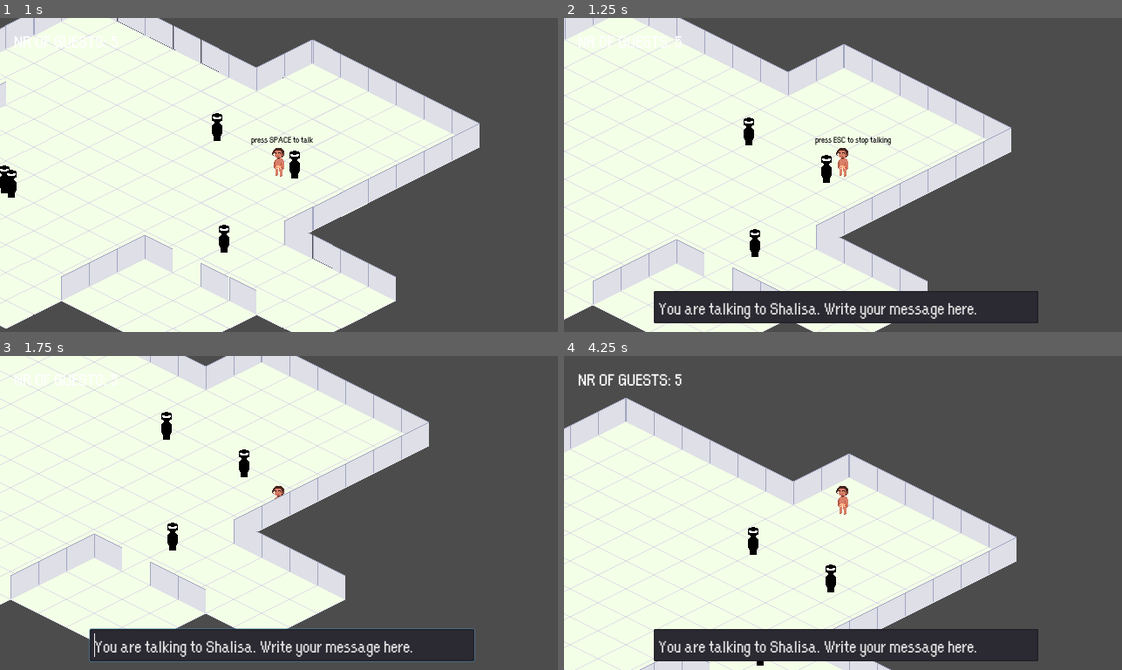
Above: before the commit, frames 1-4 (two rows, left to right).
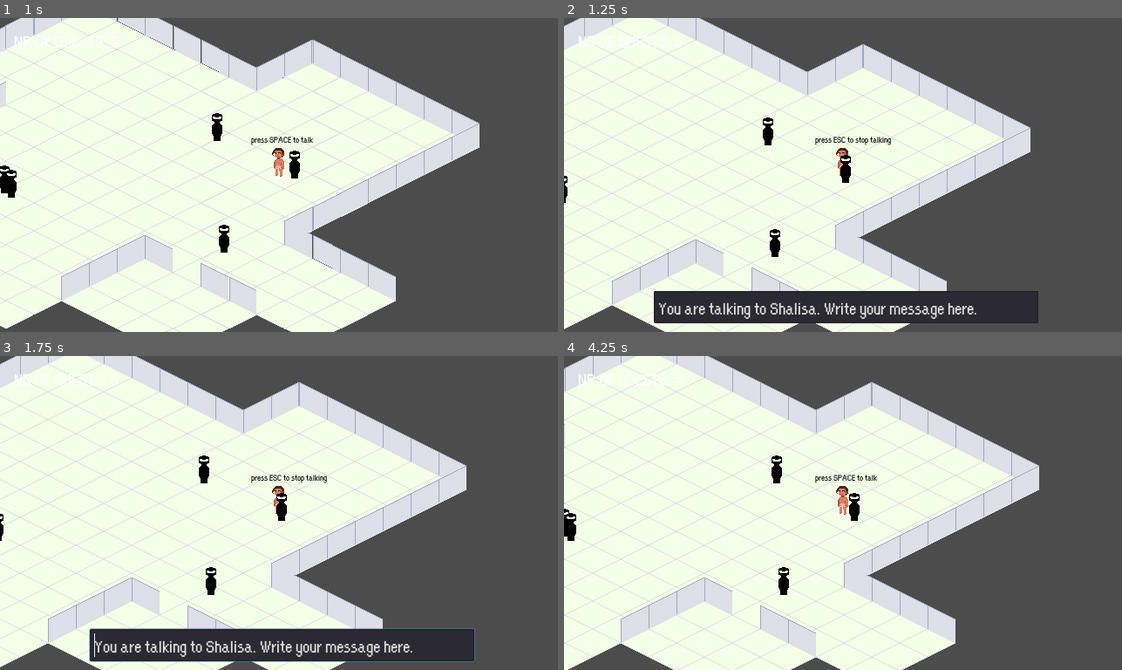
Above: after the commit, the same moments.

Repository: Boffl/language-game-prototype
Game: Godot game, scene res://Party.tscn
The game is run twice, just before and just after one commit, with the same random seed, the same clock (stepped at 60 frames per second) and the same inputs.
Inputs:
- Up to frame 1 (1 s): tap Enter (ui_accept) at 0.5, 0.6, 0.77 s; hold Right (ui_right) from 0.53 s (still down)
- Up to frame 2 (1.25 s): keep holding Right (ui_right); tap Enter (ui_accept) at 1.07 s
- Up to frame 3 (1.75 s): release Right (ui_right) at 1.28 s; hold Down (ui_down) from 1.28 s (still down); tap Enter (ui_accept) at 1.35, 1.52 s
- Up to frame 4 (4.25 s): tap Enter (ui_accept) at 1.82, 2.1, 2.85, 3.02, 3.32, 3.6, 3.77, 4.07 s; release Down (ui_down) at 2.03 s; hold Right (ui_right) 2.03-2.78 s; hold Up (ui_up) 2.78-3.53 s; hold Left (ui_left) from 3.53 s (still down); tap Escape (ui_cancel) at 4.15 s

Frame 1 is identical in both runs. In frame 2, 16% of the frame differs, in the area x 0-84%, y 0-100%; in frame 3, 31%; in frame 4, 45%, in the area x 0-86%, y 0-100%.

Commit message:
stop movement of player, when talking

Diff:
--- a/ChatBox/ChatBox.gd
+++ b/ChatBox/ChatBox.gd
@@ -67,7 +67,7 @@
 		# TODO: implement prompt design for party guests
 		# personality of the bot = partyGuest.personality_prompt
 		prompt = background_info + "\n"
-		prompt += "you are talking to " + username + "\n"
+		prompt += "You are talking to " + username
 		# prompt += personality + "\n"
 		prompt += chatLog.text + "\n"
 		prompt += username + ": "
--- a/PartyGuest/PartyGuestArea.gd
+++ b/PartyGuest/PartyGuestArea.gd
@@ -1,22 +1,10 @@
 extends Area2D
-"""
-onready var chatBox = get_node("CanvasLayer/ChatBox")
 
-
-func _ready():
-	get_node("CanvasLayer").remove_child(chatBox)
-
-
+# onready var chatBox = get_node("CanvasLayer/ChatBox")
 
 func _on_PartyGuestArea_body_entered(body):
-	if body.name == "Player":
-		# get the bot that the chat-box is connected to
-		var bot = get_parent()
-		bot.do_somethin()
-		get_node("CanvasLayer").add_child(chatBox)
+	pass
 
 
 func _on_PartyGuestArea_body_exited(body):
-	if body.name == "Player":
-		get_node("CanvasLayer").remove_child(chatBox)
-"""
+	pass
--- a/Player/Player.gd
+++ b/Player/Player.gd
@@ -10,6 +10,8 @@
 
 var velocity = Vector2.ZERO
 var response = ""
+
+var can_move = true  # simple boolean, to stop movement, when talking
 
 
 # Called when the node enters the scene tree for the first time.
@@ -39,7 +41,8 @@
 	else:
 		velocity = velocity.move_toward(Vector2.ZERO, FRICTION * delta)
 
-	move_and_slide(velocity)
+	if can_move:
+		move_and_slide(velocity)
 
 
 func interacting(delta):
@@ -54,6 +57,8 @@
 		var conversation_partner = bodies[0].get_parent()
 		# talking to the person
 		if Input.is_action_just_pressed("ui_accept"):
+			can_move = false
+			# conversation_partner.can_move = false
 			get_node("InteractionLabel").set_text("press ESC to stop talking")
 
 			conversation_partner.start_conversation()
@@ -61,6 +66,7 @@
 
 		# cancel chatBox
 		if Input.is_action_just_pressed("ui_cancel"):
+			can_move = true
 			conversation_partner.end_conversation()
 			get_node("InteractionLabel").set_text("press SPACE to talk")
 
